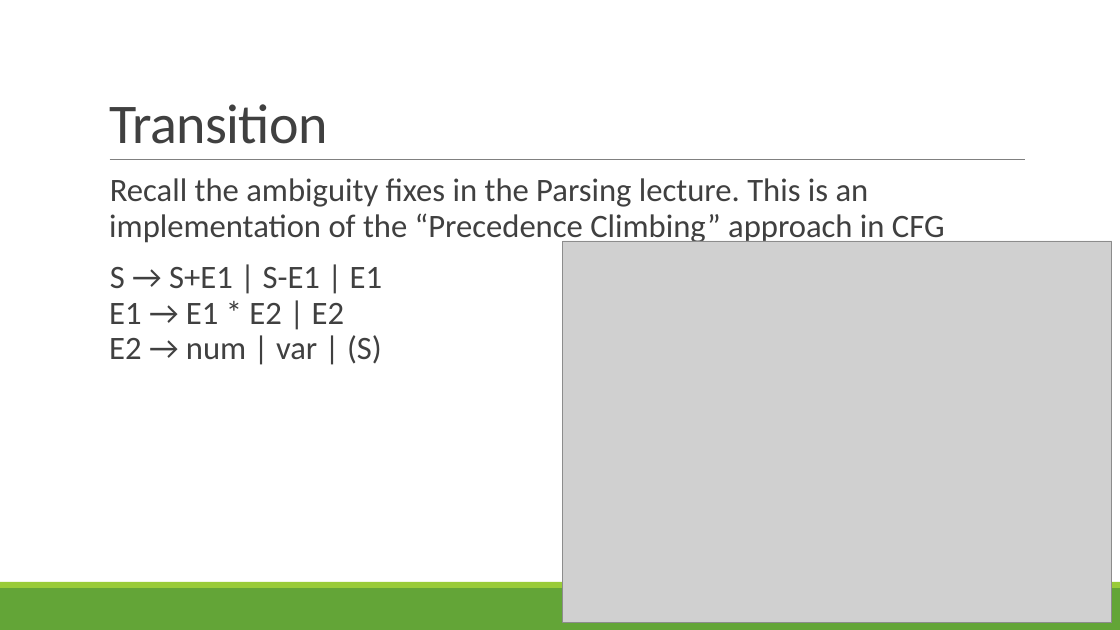
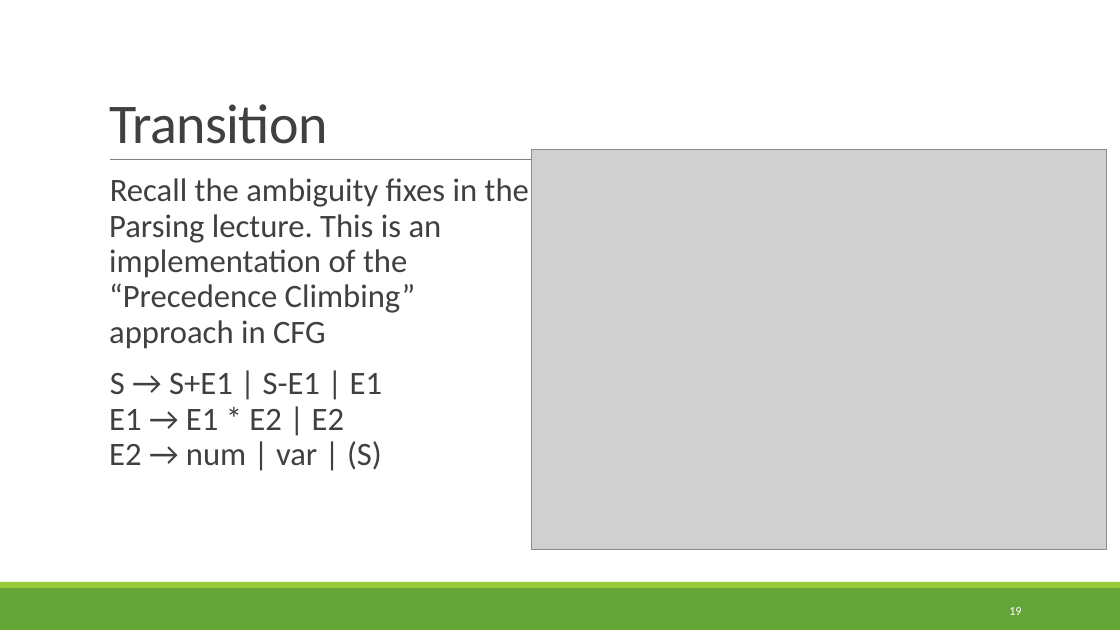
Before and after one commit to rbohrer/pl-course, a slide deck: slide 19 of LectureSlides/0607ASTPEG.pptx. Drawn at 1120x630 pixels with LibreOffice and Linux fonts; fonts in the diff are those of the drawing; grey boxes stand for pictures. Boxes give left, top, right and bottom in pixels: in the first picture for what was removed or moved away, otherwise in the second. Text is boxed around its words. In the diff, an @@ line names an element or a change of style, - is before the commit and + after.

```diff
--- a/LectureSlides/0607ASTPEG.pptx
+++ b/LectureSlides/0607ASTPEG.pptx
@@ text "Recall the ambiguity fixes in ..." rewrapped from [109,178,945,364] to [109,178,529,470] @@
@@ picture: place and size @@
-picture at [563,241,1112,623]
+picture at [532,150,1107,549]
@@ page number added at [1009,607,1021,615], 10.5 pt, text #FFFFFF @@
+19
```
Also in this commit, not shown: 1 other file.
